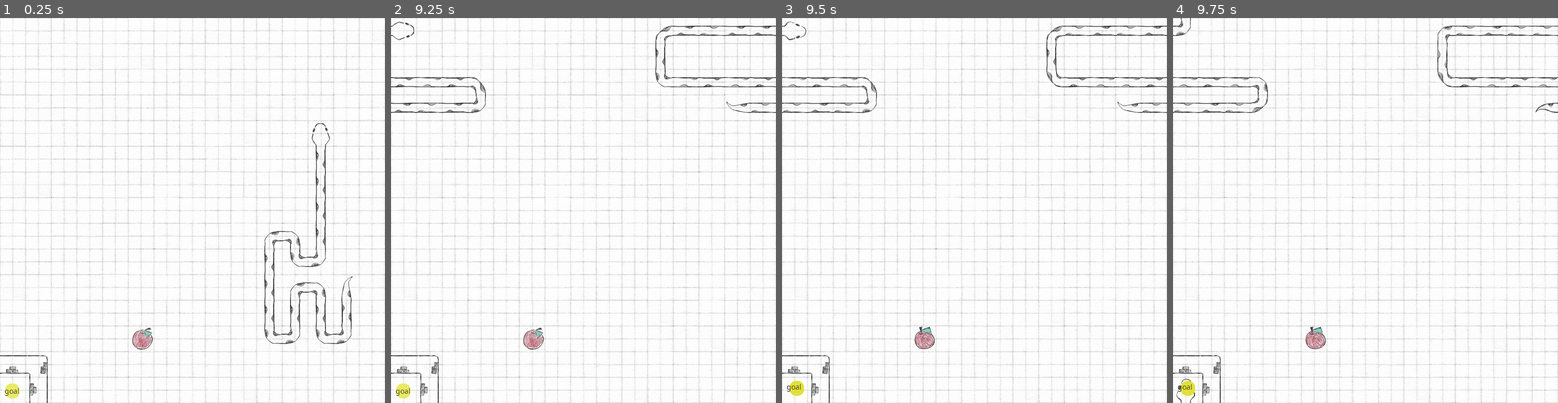
Above: before the commit, frames 1-4 (left to right).
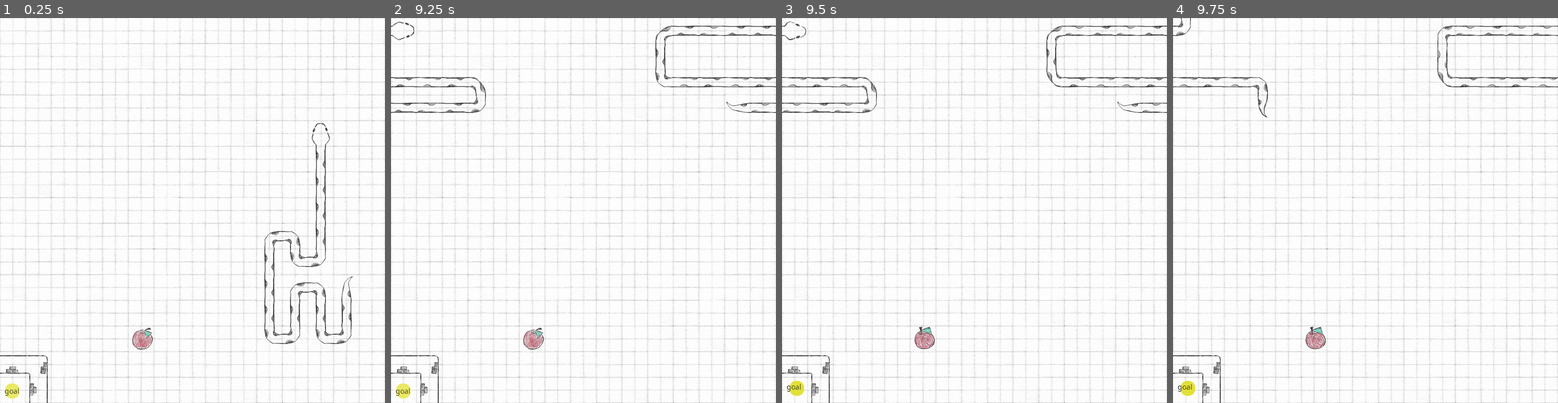
Above: after the commit, the same moments.

Repository: patribu7/It_is_a_snake_clone
Game: Godot game, scene res://scene/maps/map4.tscn
Two runs of this game, one before a commit and one after it. Both use one fixed random seed, a clock stepped at 60 frames per second and the inputs below. This scene is started directly instead of the project's main scene.
Inputs:
- Up to frame 1 (0.25 s): no input
- Up to frame 2 (9.25 s): hold Right (move_right) 0.53-1.28 s; tap Space (Space) every 0.75 s from 0.6 to 8.85 s; hold Escape (back) 1.28-2.03 s; hold Right (move_right) 2.03-2.78 s; hold Up (move_up) 2.78-3.53 s; hold Left (move_left) 3.53-5.03 s; hold Escape (back) 5.03-5.78 s; hold Right (move_right) 5.78-6.53 s; hold Up (move_up) 6.53-7.28 s; hold Right (move_right) 7.28-8.03 s; hold Escape (back) 8.03-8.78 s; hold Left (move_left) from 8.78 s (still down)
- Up to frame 3 (9.5 s): keep holding Left (move_left)
- Up to frame 4 (9.75 s): release Left (move_left) at 9.53 s; hold Up (move_up) from 9.53 s (still down); tap Space (Space) at 9.6 s

Frames 1-3 are identical in both runs. In frame 4, 0.3% of the frame differs, in the area x 0-100%, y 20-100%.

Commit message:
Fix pacman_effect for rays

Diff:
--- a/scene/maps/map4.tscn
+++ b/scene/maps/map4.tscn
@@ -94,6 +94,7 @@
 [node name="Map" type="Node"]
 script = ExtResource("1_qt48h")
 start_timeout = 0.4
+apples_to_unloack_goal = 0
 
 [node name="Background" type="TileMap" parent="."]
 z_index = -1
--- a/scene/maps/script/game_map.gd
+++ b/scene/maps/script/game_map.gd
@@ -74,7 +74,7 @@
 		wag_tail = (wag_tail + 1) % 2
 		i += 1
 
-		await Global.wait(0.3)
+		await Global.wait(0.05)
 
 
 func handler_gates():
--- a/scene/snake/player.gd
+++ b/scene/snake/player.gd
@@ -64,17 +64,39 @@
 	var vector_min = Global.convert_grid_coords_in_px(Vector2.ONE)
 	var vector_max = Global.convert_grid_coords_in_px(Global.grid_size)
 
-	if global_position.x < vector_min.x:
-		global_position.x = vector_max.x
+	if global_position.x <= vector_min.x: # left
+		if global_position.x < vector_min.x:
+			global_position.x = vector_max.x
+		elif global_position.x == vector_min.x:
+			$Rays/RayCastLeft.position.x = vector_max.x - global_position.x + 75 #issue numero magico -->
+			# --> vector_max è 700 nella griglia l'origine anchor è in alto a sinistra perciò 75 == 25 + cell_size
 
-	if global_position.y < vector_min.y:
-		global_position.y = vector_max.y
+	else:
+		$Rays/RayCastLeft.position.x = 25
 
-	if global_position.x > vector_max.x:
-		global_position.x = vector_min.x
+	if global_position.y <= vector_min.y: # up
+		if global_position.y < vector_min.y:
+			global_position.y = vector_max.y
+		elif global_position.y == vector_min.y:
+			$Rays/RayCastUp.position.y = vector_max.y - global_position.y + 75
+	else:
+		$Rays/RayCastUp.position.y = 25
 
-	if global_position.y > vector_max.y:
-		global_position.y = vector_min.y
+	if global_position.x >= vector_max.x: # right
+		if global_position.x > vector_max.x:
+			global_position.x = vector_min.x
+		elif global_position.x == vector_max.x:
+			$Rays/RayCastRight.position.x = vector_min.x - global_position.x - 25
+	else:
+		$Rays/RayCastRight.position.x = 25
+
+	if global_position.y >= vector_max.y: # down
+		if global_position.y > vector_max.y:
+			global_position.y = vector_min.y
+		elif global_position.y == vector_max.y:
+			$Rays/RayCastDown.position.y = vector_min.y - global_position.y - 25
+	else:
+		$Rays/RayCastLeft.position.y = 25
 
 
 func get_collision():
--- a/scene/snake/ray_cast.gd
+++ b/scene/snake/ray_cast.gd
@@ -5,7 +5,6 @@
 
 func _ready():
 	velocity = get_meta("Velocity")
-	print(velocity)
 
 
 func get_parent_velocity():
